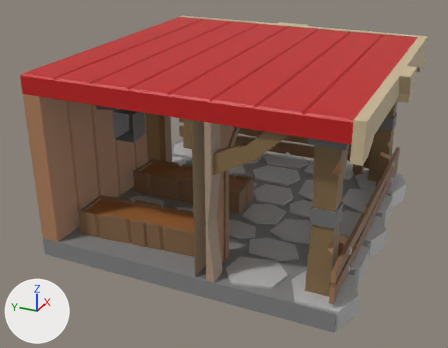
A saved change to the FBX model Assets/3DModels/Buildings/Crafting/Farm/Level_01/Farm_Level_01_CornerRight.fbx.
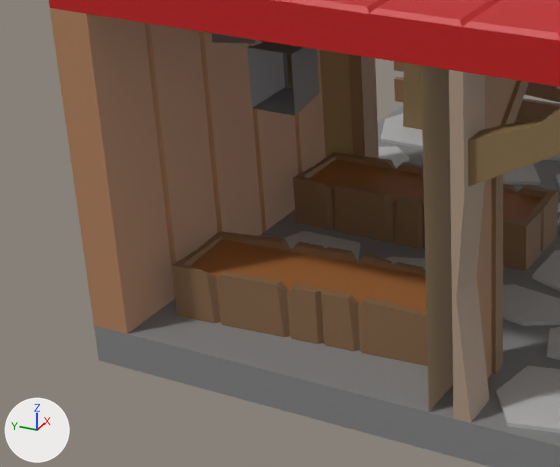
Each version is shown whole from a 50 mm lens placed at (-15.16, -6.33, 8.96), pointed at (-0.44, 0.29, 1.6), then close up on the part from 0% to 57% of the width and 26% to 87% of the height. Every picture has the same lights, and +X, +Y and +Z are marked at lower left. The older version's two pictures come first. Where no turn or scale is listed for an object, it has been applied to the vertices. Vertices at exactly the same position are counted once.

Script lines for the objects in view, before the commit:
```python
me_cube_017 = bpy.data.meshes.new('Cube.017')
me_cube_017.from_pydata(...)  # 1489 vertices, 1269 faces; spans x -4.0..4.5, y -4.5..4.0, z 0.0..5.0
# faces by material slot: [1095, 174]
me_cube_017.materials.append(mat_palette_001)  # picture img_palettetexture_png
me_cube_017.materials.append(mat_palette_002)  # picture img_palettetexture_png
ob_farm_level_01_cornerright = bpy.data.objects.new('Farm_Level_01_CornerRight', me_cube_017)
ob_farm_level_01_cornerright.location = (0.0, 0.0, 0.0)
```
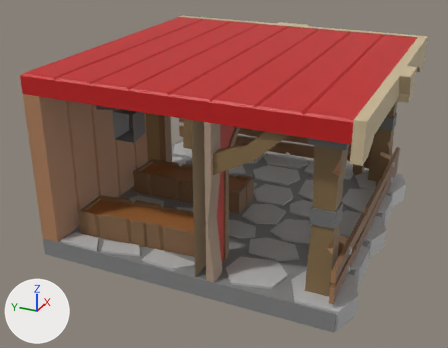
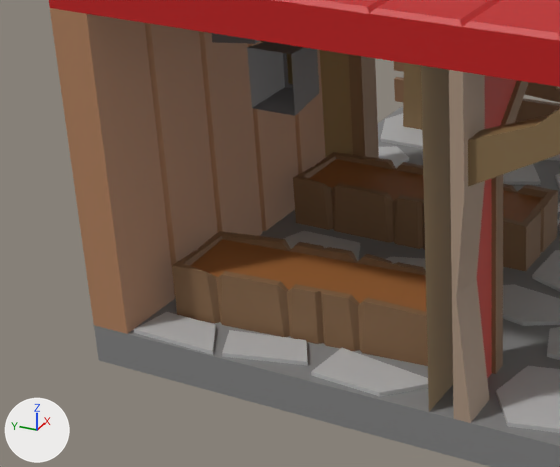
Changed parts and their boxes (x1, y1, x2, y2) in the close-ups (560 x 467 px):
part 1 of me_cube_017, added: after (134, 312, 428, 396)
part 2 of me_cube_017, surface changed: (477, 75, 517, 378) in both

Edits to the bpy script that builds the scene:
```text
Add mat_palette:
    mat_palette = principled_material('Palette')
    mat_palette.texture = img_palettetexture_png
Change me_cube_017:
    used by ob_farm_level_01_cornerright; location = (0.0, 0.0, 0.0)
    verts and faces of me_cube_017; kept vertices keep their numbers, new ones are numbered from 1489
    remove me_cube_017.from_pydata(...)  # 1489 vertices, 1269 faces; spans x -4.0..4.5, y -4.5..4.0, z 0.0..5.0
    add me_cube_017.from_pydata(...)  # 1513 vertices, 1284 faces; spans x -4.0..4.5, y -4.5..4.0, z 0.0..5.0
    me_cube_017 part 1
    add verts[1489] = (-3.48, -0.43, 0.5)
    add verts[1490] = (-3.29, 0.95, 0.5)
    add verts[1491] = (-3.89, 1.0, 0.5)  # pixel (311, 375)
    add verts[1492] = (-3.95, 0.09, 0.5)  # pixel (379, 396)
    add verts[1493] = (-3.46, 2.6, 0.5)  # pixel (215, 328)
    add verts[1494] = (-3.44, 3.33, 0.5)
    add verts[1495] = (-3.94, 3.44, 0.5)  # pixel (134, 332)
    add verts[1496] = (-3.97, 2.29, 0.5)  # pixel (212, 354)
    add verts[1497] = (-3.31, 1.42, 0.5)  # pixel (306, 343)
    add verts[1498] = (-3.49, 2.38, 0.5)  # pixel (229, 333)
    add verts[1499] = (-3.96, 2.16, 0.5)  # pixel (222, 356)
    add verts[1500] = (-3.72, 1.15, 0.5)  # pixel (307, 365)
    add for new, old in zip([*range(1501, 1513)], [*range(1489, 1501)]): verts[new] = verts[old] + (0.0, 0.0, 0.05)
    add faces += [(1489, 1490, 1502, 1501), (1489, 1501, 1504, 1492), (1501, 1502, 1503, 1504), (1490, 1491, 1503, 1502), (1493, 1494, 1506, 1505), (1493, 1505, 1508, 1496)]  # mat_palette (picture img_palettetexture_png)
    add faces += [(1505, 1506, 1507, 1508), (1491, 1492, 1504, 1503), (1495, 1496, 1508, 1507), (1494, 1495, 1507, 1506), (1497, 1498, 1510, 1509), (1497, 1509, 1512, 1500)]  # mat_palette (picture img_palettetexture_png)
    add faces += [(1509, 1510, 1511, 1512), (1499, 1500, 1512, 1511), (1498, 1499, 1511, 1510)]  # mat_palette (picture img_palettetexture_png)
    me_cube_017 part 2: 13 kept faces spanning x -3.5..1.0, y -0.85..3.5, z 0.5..4.5 get new texture (UV) coordinates
    add me_cube_017.materials.append(mat_palette)  # picture img_palettetexture_png
```
